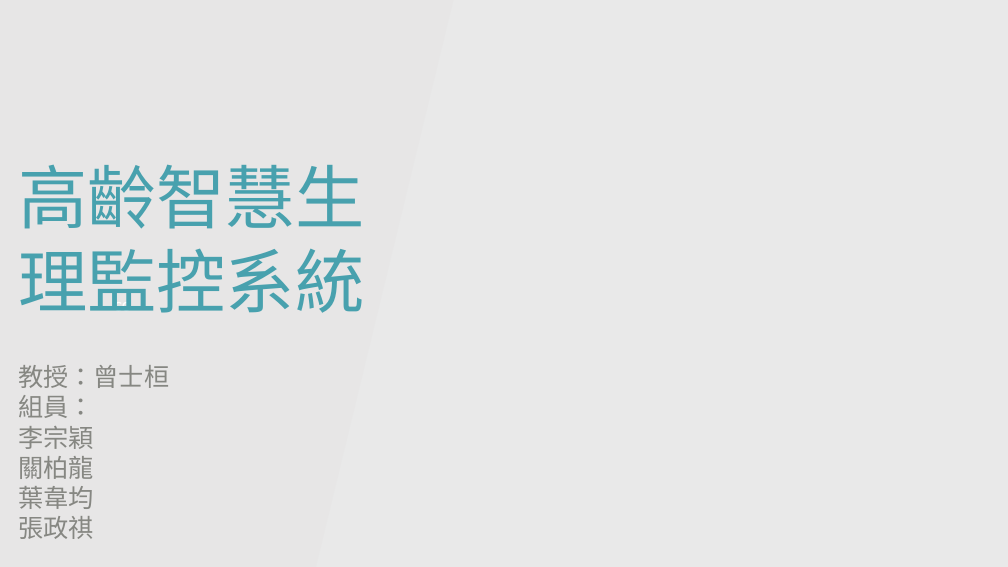
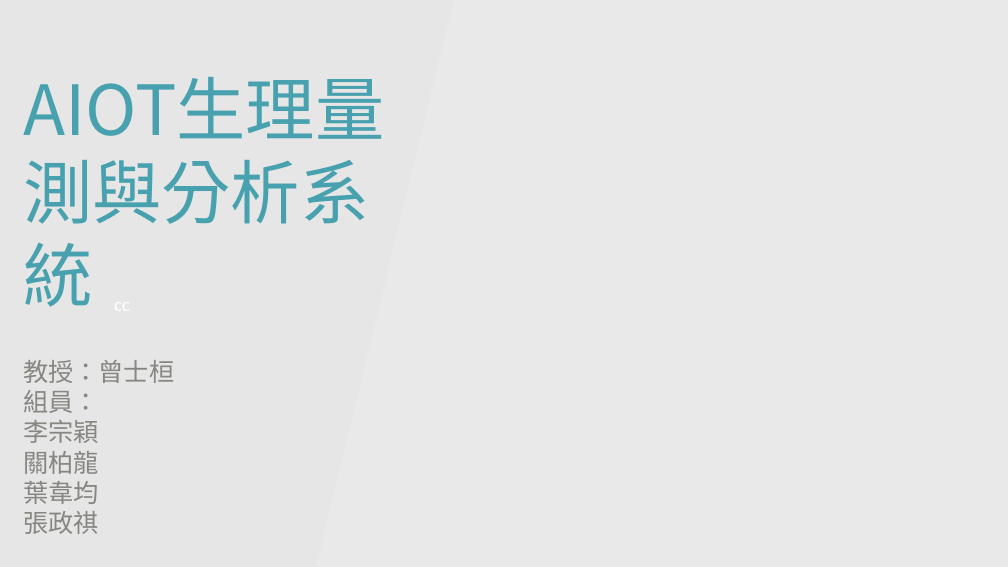
Before and after one commit to LEE-ZongYing/AIOT-vital-signs-measuring-and-analyzing-system, a slide deck: slide 1 of 計劃書、簡報/專題報告0421.pptx. Drawn at 1008x567 pixels with LibreOffice and Linux fonts; fonts in the diff are those of the drawing; background and template pictures are left out. Boxes give left, top, right and bottom in pixels: in the first picture for what was removed or moved away, otherwise in the second. Text is boxed around its words. In the diff, an @@ line names an element or a change of style, - is before the commit and + after.

```diff
--- a/計劃書、簡報/專題報告0421.pptx
+++ b/計劃書、簡報/專題報告0421.pptx
@@ text "AIOT生理量測與分析系統" moved from (x1=18, y1=164, x2=364, y2=539) to (x1=23, y1=360, x2=174, y2=534) @@
@@ text at (x1=18, y1=164, x2=364, y2=313): text changed @@
-高齡智慧生理監控系統
+AIOT生理量測與分析系統
```
Also in this commit, not shown: 1 slide added, 1 slide removed.
